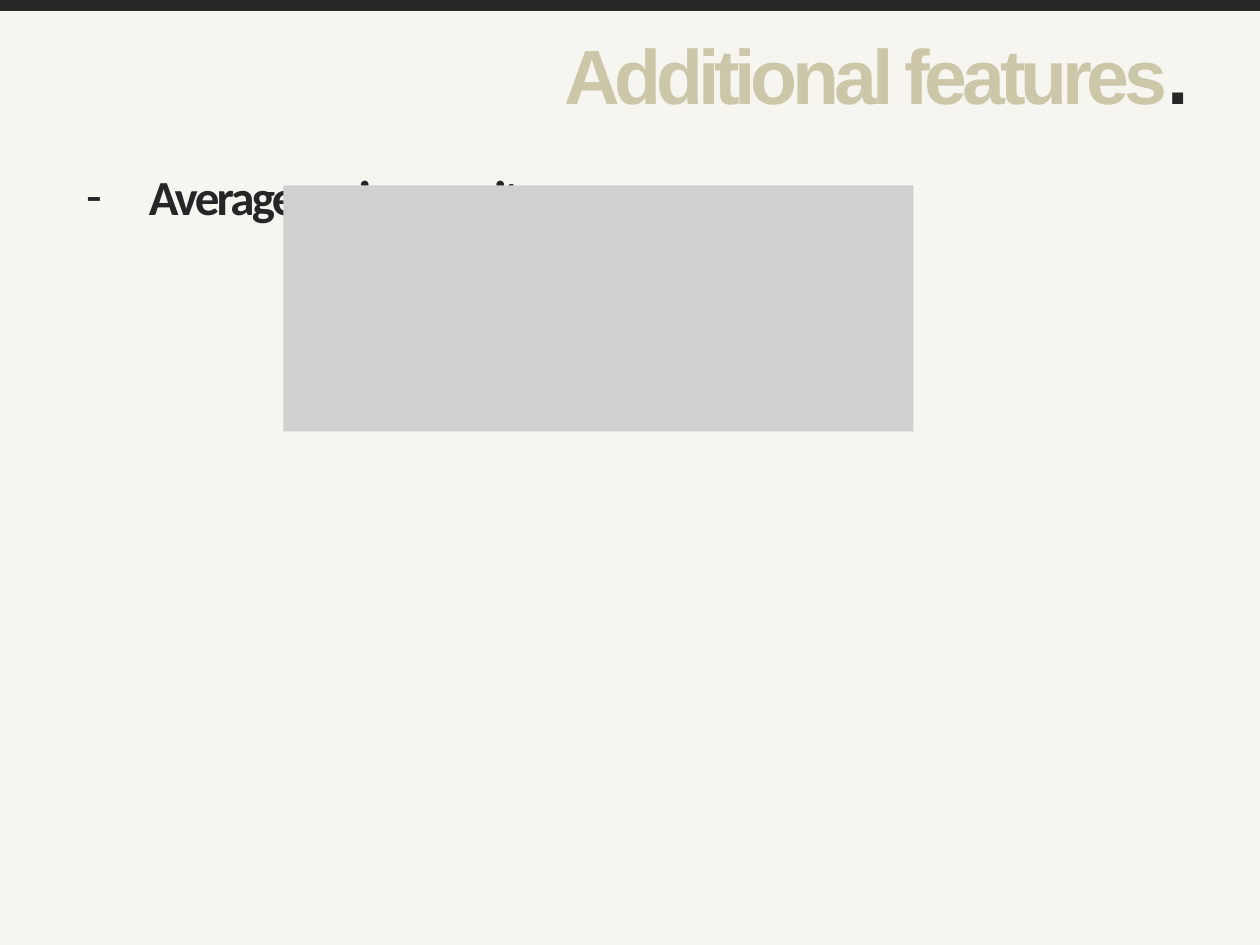
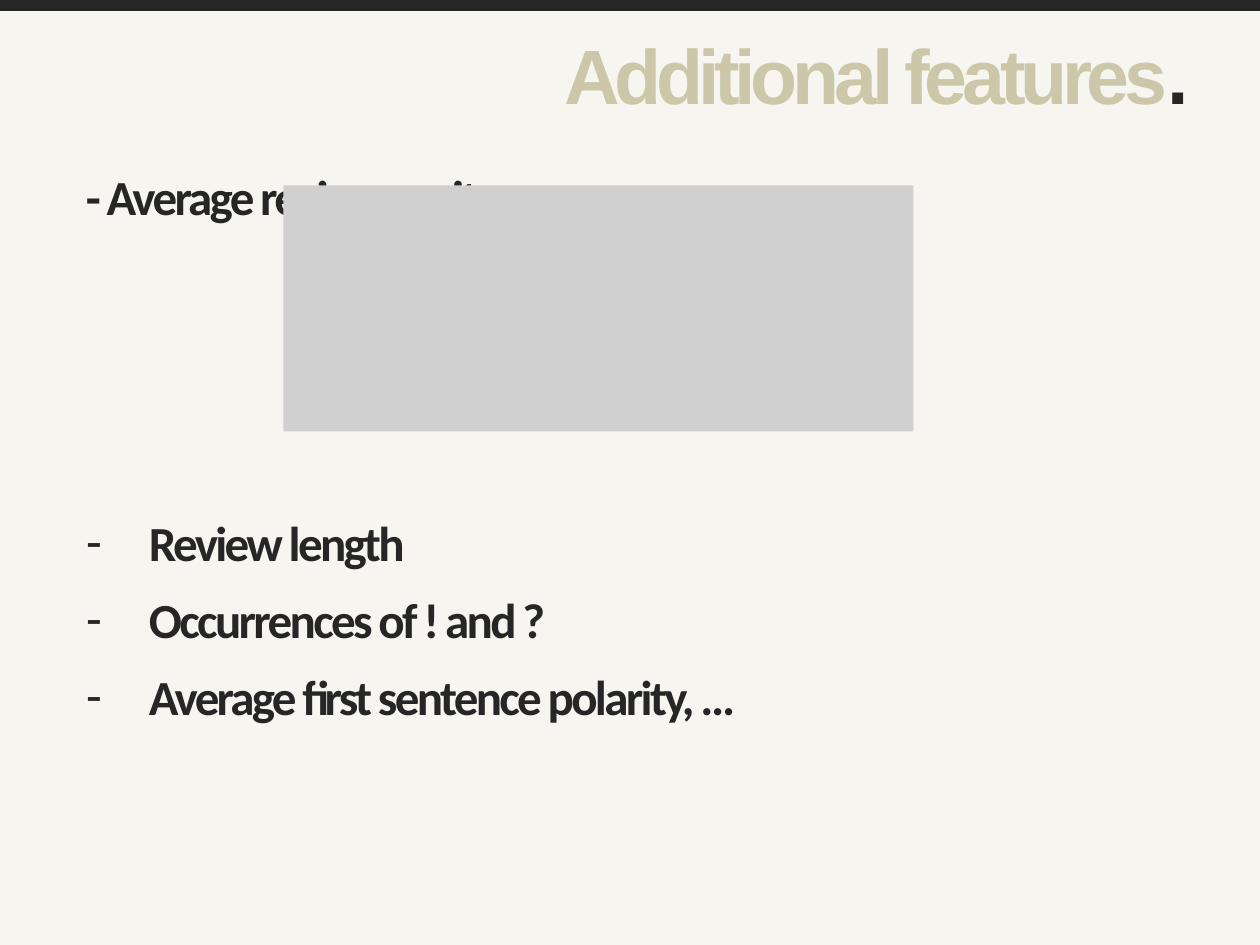
Before and after one commit to hosts1/ch.bfh.bti7535.w2017.rottentomatoes, a slide deck: slide 5 of docs/presentation.pptx. Drawn at 1260x945 pixels with LibreOffice and Linux fonts; fonts in the diff are those of the drawing; grey boxes stand for pictures. Boxes give left, top, right and bottom in pixels: in the first picture for what was removed or moved away, otherwise in the second. Text is boxed around its words. In the diff, an @@ line names an element or a change of style, - is before the commit and + after.

```diff
--- a/docs/presentation.pptx
+++ b/docs/presentation.pptx
@@ text at (107,181,695,724): text changed @@
-– Average review purity
+- Average review purity
+– Review length
+– Occurrences of ! and ?
+– Average first sentence polarity, …
```
Also in this commit, not shown: 5 other slides changed, 1 slide removed, 30 other files.
